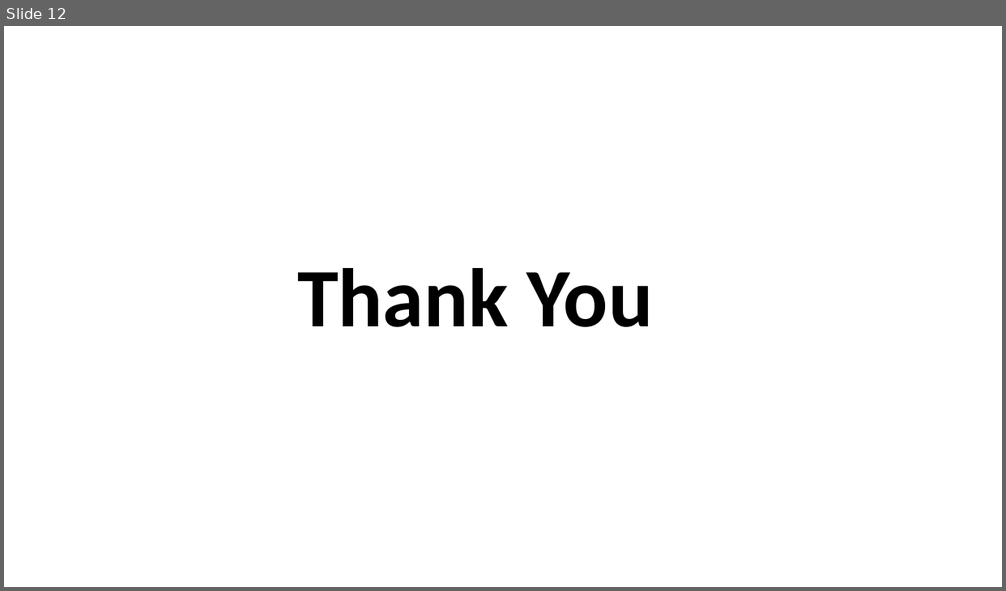
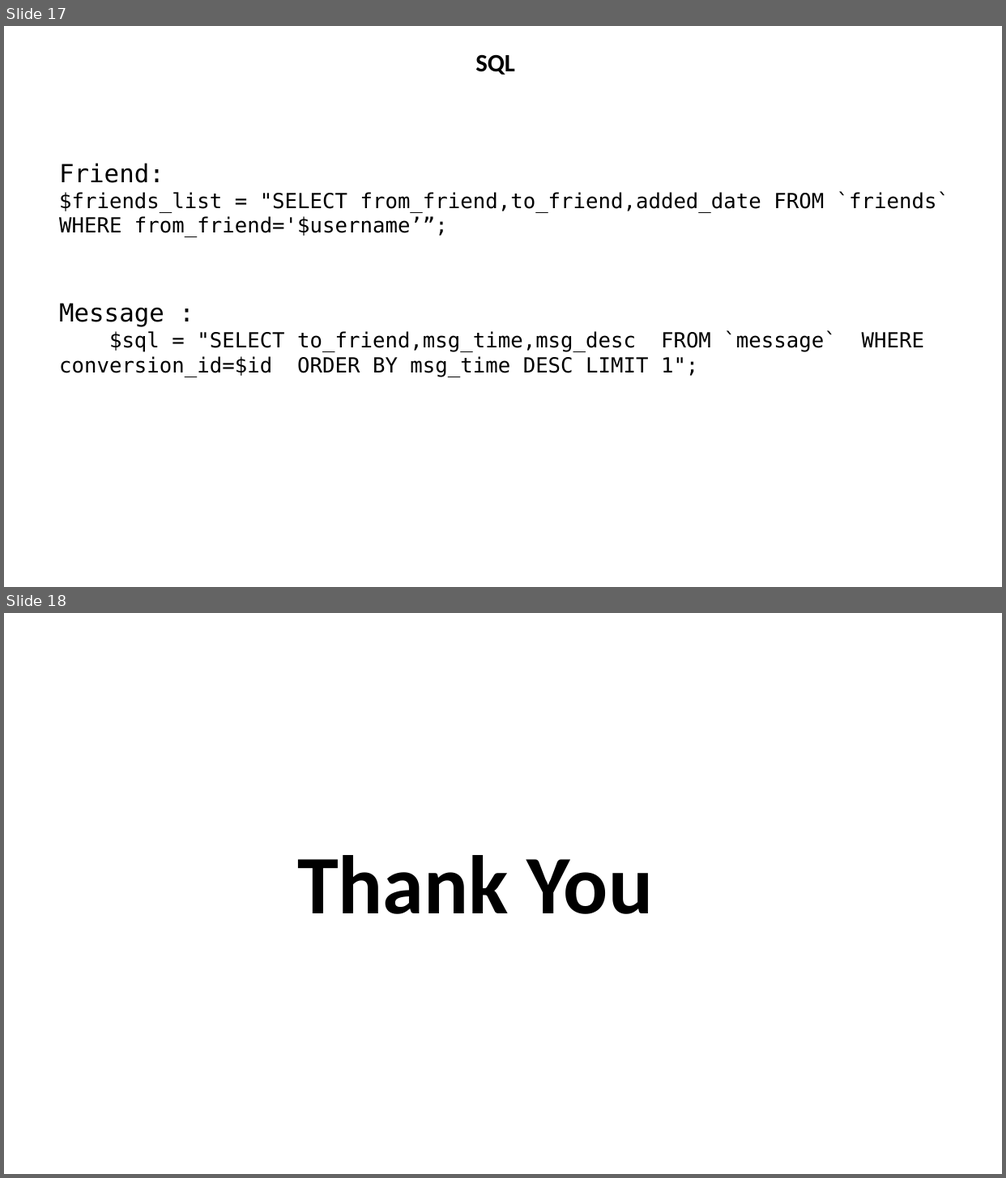
Before and after one commit to shaongitbd/socialz, a slide deck: Database Project.pptx. Shown one above the other, each under a label of ours: slide 12 before the commit, slides 17 and 18 after it. The pictures are 1006x591 and 1006x1178 pixels, drawn with LibreOffice and Linux fonts; fonts in the diff are those of the drawing. Boxes give left, top, right and bottom in pixels: in the first picture for what was removed or moved away, otherwise in the second. Text is boxed around its words. In the diff, an @@ line names an element or a change of style, - is before the commit and + after.

```diff
--- a/Database Project.pptx
+++ b/Database Project.pptx
@@ slide 17 added at (4, 26, 1002, 587), background #FFFFFF @@
@@ text added at (475, 54, 515, 75), 24 pt, text #000000, bold @@
+SQL
@@ text added at (59, 163, 949, 378), 20 pt, text #000000 @@
+Friend:
+$friends_list = "SELECT from_friend,to_friend,added_date FROM `friends` WHERE from_friend='$username’”;
+Message :
+$sql = "SELECT to_friend,msg_time,msg_desc FROM `message` WHERE conversion_id=$id ORDER BY msg_time DESC LIMIT 1";
@@ what was slide 12 is now slide 18 @@
```
Also in this commit, not shown: 1 slide changed, 6 other slides added, 5 other files.
